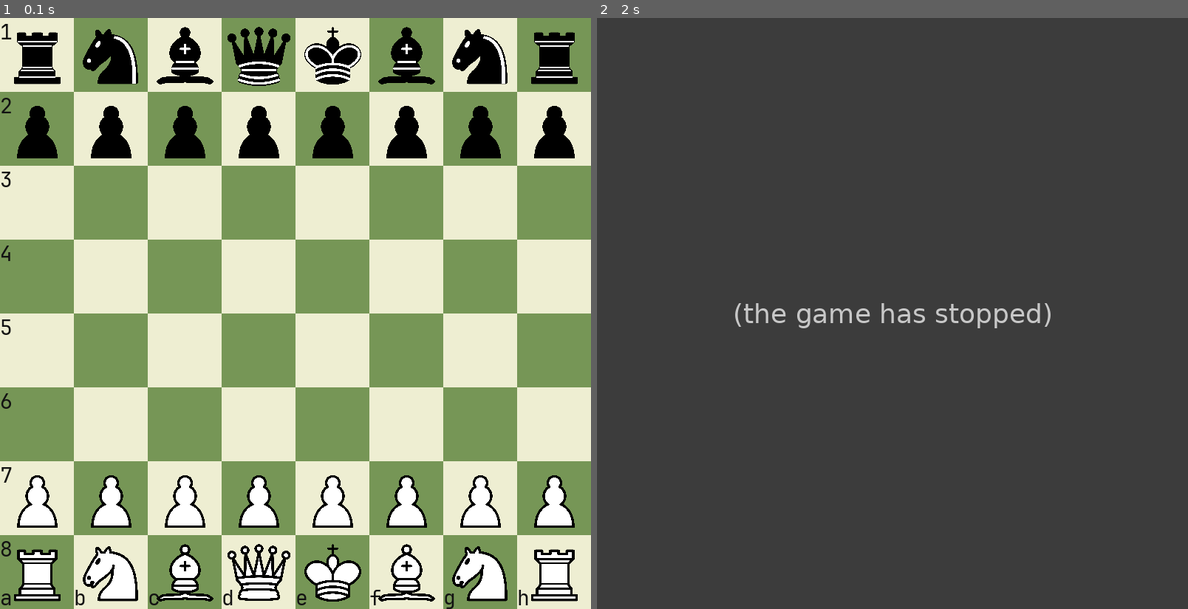
Above: before the commit, frames 1-2 (left to right).
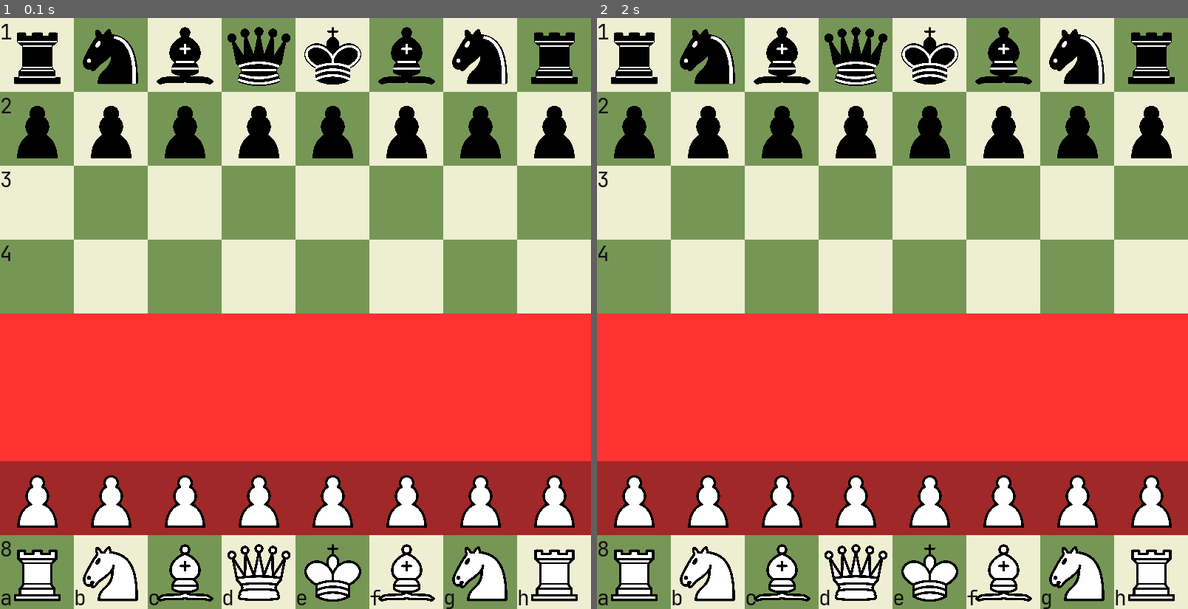
Above: after the commit, the same moments.

Repository: Eugen-str/sah-pygame
Game: pygame game, started from src/Main.py
Two runs of this game, one before a commit and one after it. Both use one fixed random seed, a clock stepped at 60 frames per second and the inputs below.
Inputs (mouse positions are in pixels of both pictures, inside the frame that each line leads up to):
- Up to frame 1 (0.1 s): no input
- Up to frame 2 (2 s): click (1111, 520) at 1.9 s

The runs differ from the first frame. In frame 1, 34% of the frame differs, in the area x 0-100%, y 50-88%; in frame 2, 100%, in the area x 0-100%, y 0-100%.
Error before the commit: TypeError: nacrtajPotez() takes 0 positional arguments but 1 was given (Main.py line 110); the game stopped at 1.9 s (later frames are placeholders)

Commit message:
Dovršeni osnovni legalni potezi za pijune. Dodano osjenčavanje podloge za moguće poteze.

Diff:
--- a/src/Logika.py
+++ b/src/Logika.py
@@ -55,14 +55,28 @@
 
         return potezi
 
+    # metoda za dodavanje svih legalnih poteza pijuna (bez en-passanta i promoviranja)
     def legalniPijun(self, red, linija, potezi):
         if self.bijeliNaPotezu:
             k = 1
+            c = "b"
         else:
             k = -1
-        potezi.append(Potez((linija, red), (linija, red - 1*k), self.ploca))
-        if red == 6 and self.bijeliNaPotezu or red == 1 and not self.bijeliNaPotezu:
-            potezi.append(Potez((linija, red), (linija, red - 2*k), self.ploca))
+            c = "c"
+
+        if red != 7 and red != 0:
+            if self.ploca[red - k][linija] == "--":
+                potezi.append(Potez((linija, red), (linija, red - k), self.ploca))
+
+            if linija > 0 and self.ploca[red - k][linija - 1] != "--" and self.ploca[red - k][linija - 1][0] != c:
+                potezi.append(Potez((linija, red), (linija - 1, red - k), self.ploca))
+
+            if linija < 7 and self.ploca[red - k][linija + 1] != "--" and self.ploca[red - k][linija + 1][0] != c:
+                potezi.append(Potez((linija, red), (linija + 1, red - k), self.ploca))
+
+            if red == 1 and not self.bijeliNaPotezu or red == 6 and self.bijeliNaPotezu and \
+                    self.ploca[red - k][linija] == "--" and self.ploca[red - 2 * k][linija] == "--":
+                potezi.append(Potez((linija, red), (linija, red - 2 * k), self.ploca))
 
     def legalniTop(self, red, linija, potezi):
         pass
--- a/src/Main.py
+++ b/src/Main.py
@@ -8,6 +8,8 @@
 KVADRAT = DIMENZIJA / 8
 SLIKE = {}
 
+BIJELA = (238, 238, 210)
+CRNA = (118, 150, 86)
 
 def ucitajSlike():
     figure = ["bp", "bt", "bs", "bl", "bk", "bq", "cp", "ct", "cs", "cl", "cq", "ck"]
@@ -28,10 +30,10 @@
     for i in range(8):
         for j in range(8):
             if (i + j) % 2 == 0:
-                kvadrat.fill((238, 238, 210))
+                kvadrat.fill(BIJELA)
                 screen.blit(kvadrat, (i * KVADRAT, j * KVADRAT))
             else:
-                kvadrat.fill((118, 150, 86))
+                kvadrat.fill(CRNA)
                 screen.blit(kvadrat, (i * KVADRAT, j * KVADRAT))
 
             if j == 0:
@@ -40,9 +42,16 @@
                 screen.blit(font.render("{}".format(chr(j + ord('a'))), True, (18, 18, 18)),
                             (j * KVADRAT, DIMENZIJA - KVADRAT / 3))
 
-# crtanje "osjenčavanja" podloge ispod odabrane figure.
-def nacrtajPotez():
-    pass
+
+# crtanje "osjenčavanja" podloge ispod mogucih poteza za sve figure na ploči.
+def nacrtajSveMogucePoteze(ekran, legalniPotezi):
+    kvadrat = pygame.Surface((KVADRAT, KVADRAT))
+    for potez in legalniPotezi:
+        kvadrat.fill((255, 50, 50))
+        ekran.blit(kvadrat, (potez.linZav * KVADRAT, potez.redZav * KVADRAT))
+        kvadrat.fill((160, 40, 40))
+        ekran.blit(kvadrat, (potez.linPoc * KVADRAT, potez.redPoc * KVADRAT))
+
 
 def main():
     pygame.init()
@@ -106,10 +115,8 @@
                     stanje.vratiPotez()
         # for event in pygame.event.get():
 
-        if odabrano:
-            nacrtajPotez(prviPotez)
-
         nacrtajPlocu(ekran, font)
+        nacrtajSveMogucePoteze(ekran, legalniPotezi)
         nacrtajFigure(ekran, stanje.ploca)
 
         pygame.display.flip()
